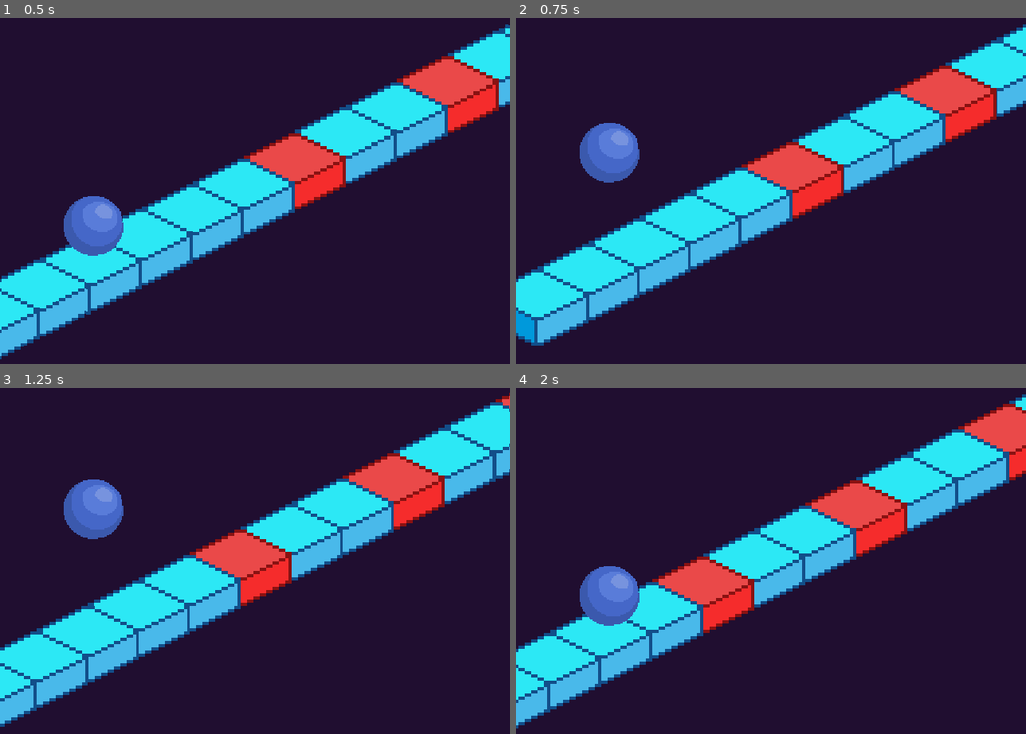
Above: before the commit, frames 1-4 (two rows, left to right).
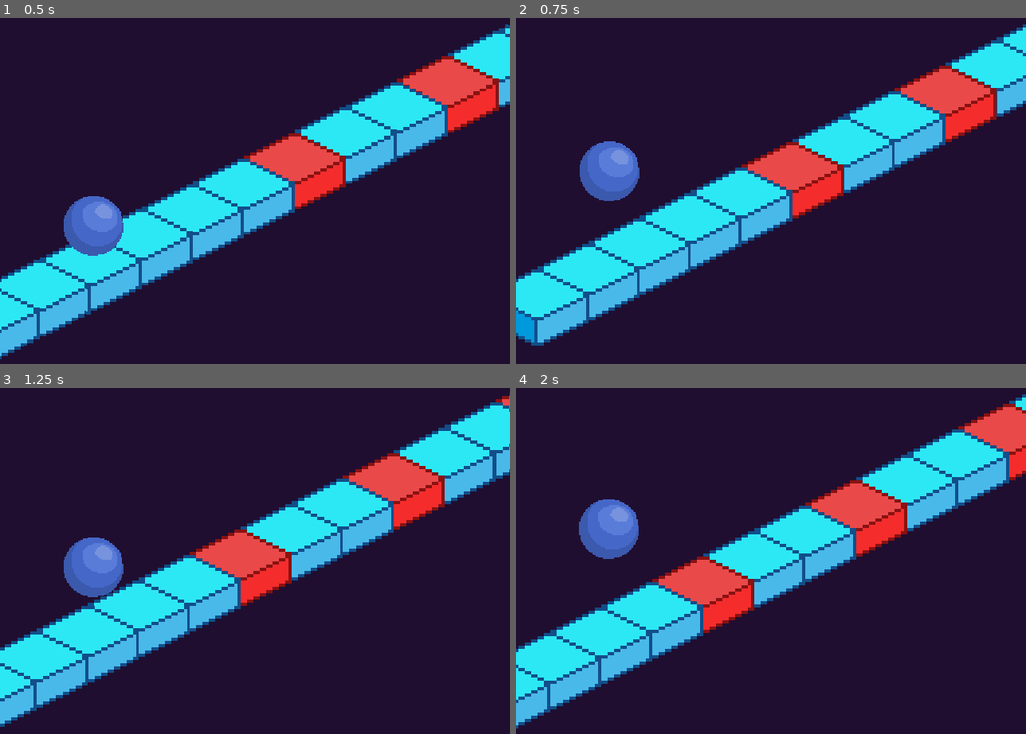
Above: after the commit, the same moments.

Repository: ofknee/tap-tap-tap
Game: Godot game, scene res://scenes/important/game.tscn
Two runs of this game, one before a commit and one after it. Both use one fixed random seed, a clock stepped at 60 frames per second and the inputs below.
Inputs:
- Up to frame 1 (0.5 s): no input
- Up to frame 2 (0.75 s): tap Enter (ui_accept) at 0.5 s; hold Right (ui_right) from 0.53 s (still down)
- Up to frame 3 (1.25 s): keep holding Right (ui_right); tap Enter (ui_accept) at 0.77 s
- Up to frame 4 (2 s): keep holding Right (ui_right); tap Enter (ui_accept) at 1.52 s

Frame 1 is identical in both runs. In frame 2, 1.7% of the frame differs, in the area x 12-25%, y 30-53%; in frame 3, 3.2%; in frame 4, 3.2%, in the area x 12-25%, y 32-69%.

Commit message:
Update player.gd

Diff:
--- a/scenes/iso/player.gd
+++ b/scenes/iso/player.gd
@@ -1,9 +1,8 @@
 extends CharacterBody2D
 
 
-const SPEED = 350.0
-const JUMP_VELOCITY = -500.0
-
+const SPEED = 300.0
+const JUMP_VELOCITY = -400.0
 
 
 func _physics_process(delta: float) -> void:
